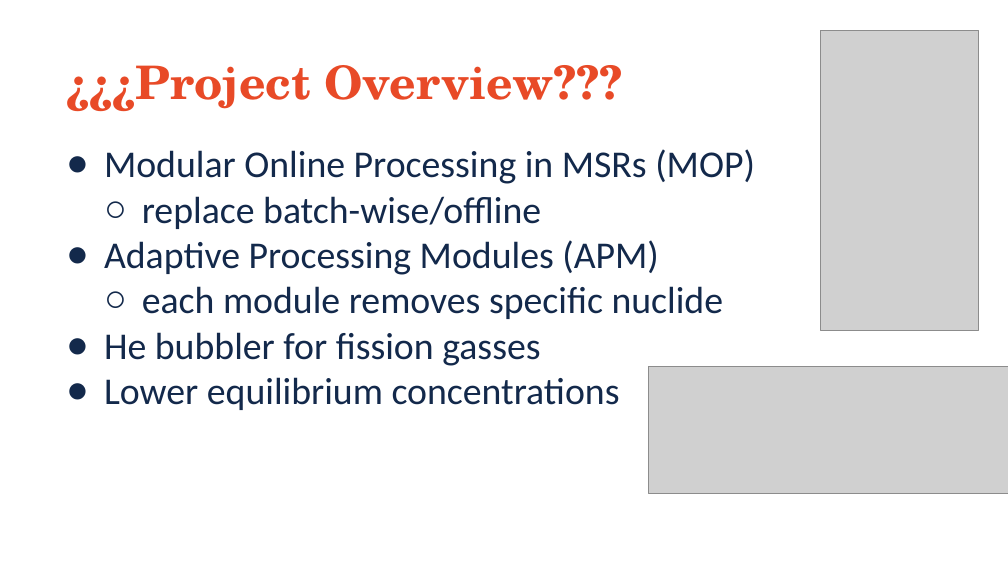
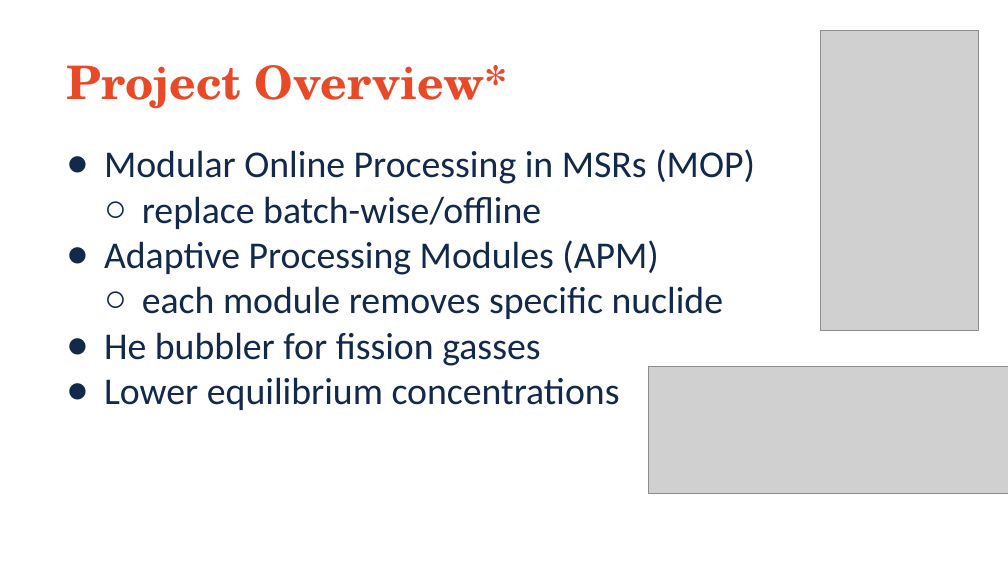
Before and after one commit to senior-design-npre458/presentations, a slide deck: slide 2 of G4-wk08.pptx. Drawn at 1008x567 pixels with LibreOffice and Linux fonts; fonts in the diff are those of the drawing; grey boxes stand for pictures; background and template pictures are left out. Boxes give left, top, right and bottom in pixels: in the first picture for what was removed or moved away, otherwise in the second. Text is boxed around its words. In the diff, an @@ line names an element or a change of style, - is before the commit and + after.

```diff
--- a/G4-wk08.pptx
+++ b/G4-wk08.pptx
@@ title at <box>66,65,507,109</box>: text changed @@
-¿¿¿Project Overview???
+Project Overview*
```
Also in this commit, not shown: 4 other slides changed.
